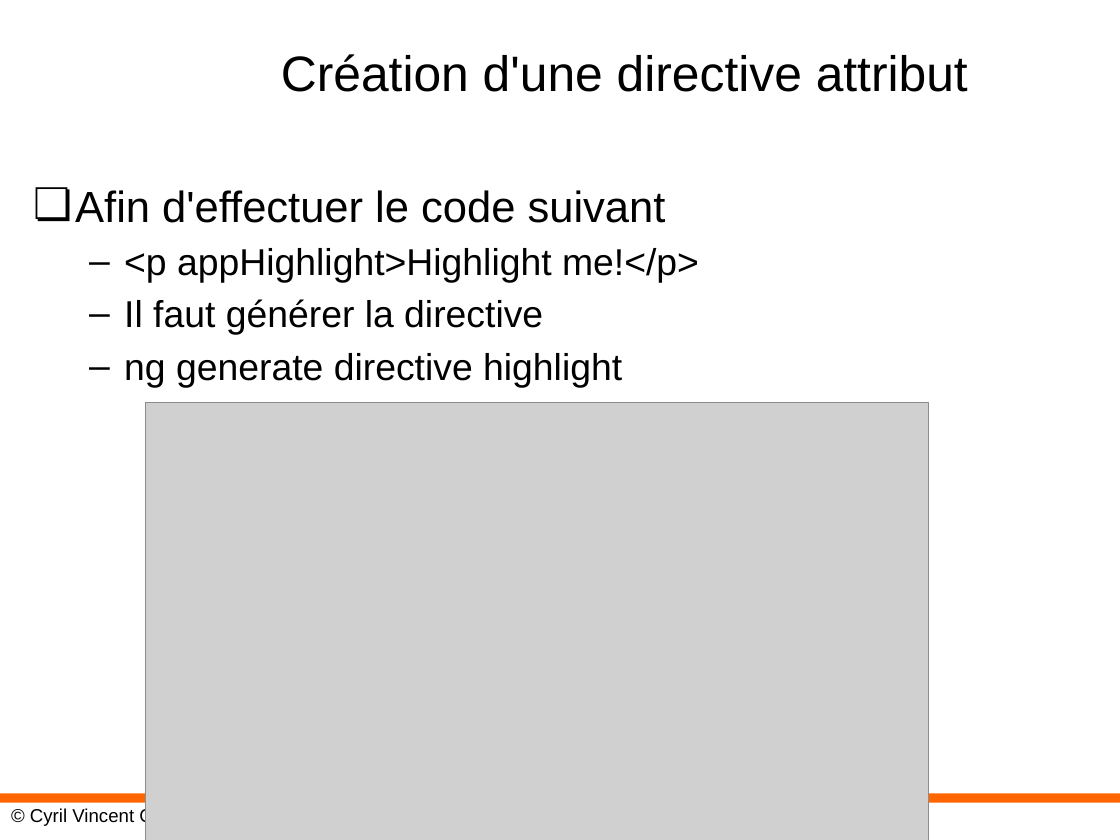
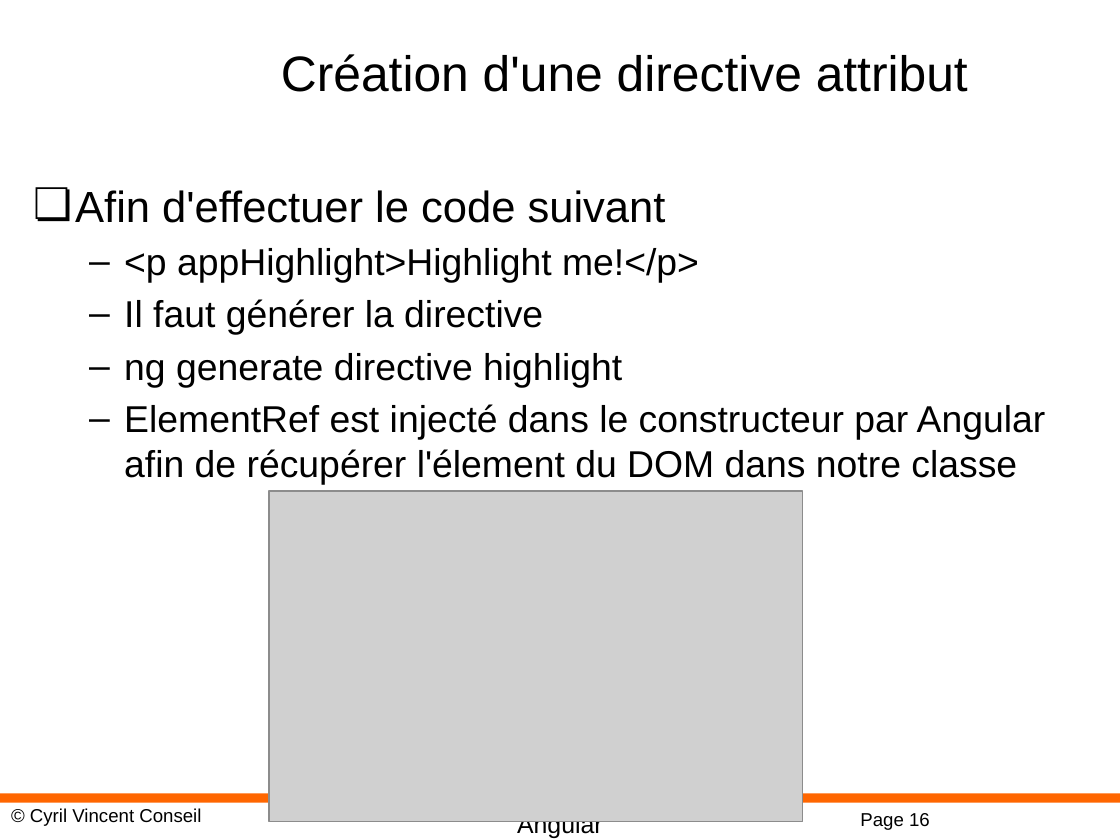
Before and after one commit to cyrilvincent/angular, a slide deck: slide 16 of PPT/Angular09-Directives.pptx (slide 15 before the commit). Drawn at 1120x840 pixels with LibreOffice and Linux fonts; fonts in the diff are those of the drawing; grey boxes stand for pictures; background and template pictures are left out. Boxes give left, top, right and bottom in pixels: in the first picture for what was removed or moved away, otherwise in the second. Text is boxed around its words. In the diff, an @@ line names an element or a change of style, - is before the commit and + after.

```diff
--- a/PPT/Angular09-Directives.pptx
+++ b/PPT/Angular09-Directives.pptx
@@ text at (124,404,1046,484): paragraph added @@
+  – ElementRef est injecté dans le constructeur par Angular afin de récupérer l'élement du DOM dans notre classe
@@ picture: place and size @@
-picture at (146,402,928,840)
+picture at (269,491,802,821)
@@ text added at (517,821,603,839), 16 pt, text #000000 @@
+Angular
@@ page number at (860,813,930,830): text changed @@
-Page 15
+Page 16
```
Also in this commit, not shown: 2 other slides changed, 5 slides added, 22 other files.
